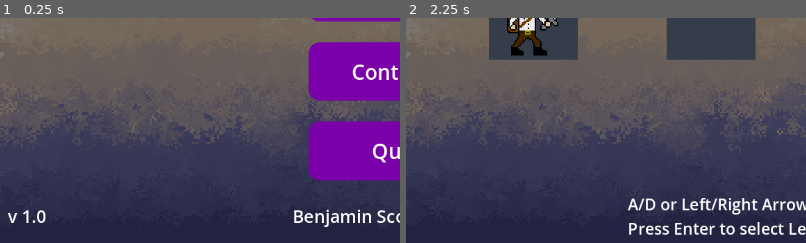
Above: before the commit, frames 1-2 (left to right).
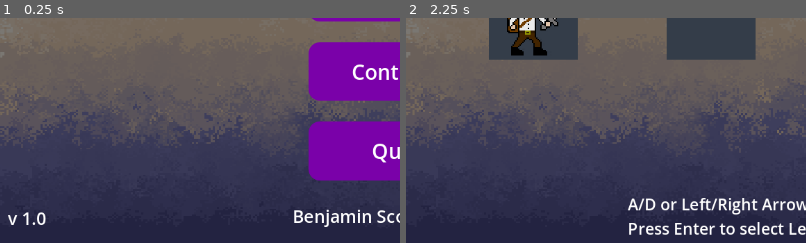
Above: after the commit, the same moments.

Repository: bscott519/ColossalCrisisGame
Game: Godot game, scene res://Scenes/main_menu.tscn
Two runs of this game, one before a commit and one after it. Both use one fixed random seed, a clock stepped at 60 frames per second and the inputs below. The engine's default icon, where the game draws it, is replaced by a stand-in: a white triangle on a blue panel in a dark square. Sound files missing from this copy of the repository are replaced by a short silence.
Inputs:
- Up to frame 1 (0.25 s): no input
- Up to frame 2 (2.25 s): click "Start" at 0.5 s; click "Back" at 1.25 s; click "Start" at 2 s
The pictures show only the part of the screen within x 1-51%, y 50-100%; the shares and areas given below are measured in that part.

The runs differ from the first frame. In frame 1, 0.2% of the frame differs, in the area x 2-12%, y 85-92%; in frame 2, nothing differs.

Commit message:
Update main_menu.tscn

Diff:
--- a/Scenes/main_menu.tscn
+++ b/Scenes/main_menu.tscn
@@ -151,9 +151,9 @@
 anchor_right = 0.5
 anchor_bottom = 1.0
 offset_left = -556.0
-offset_top = -56.0
+offset_top = -53.0
 offset_right = -263.0
-offset_bottom = -16.0
+offset_bottom = -13.0
 grow_horizontal = 2
 grow_vertical = 0
 theme_override_font_sizes/font_size = 25
